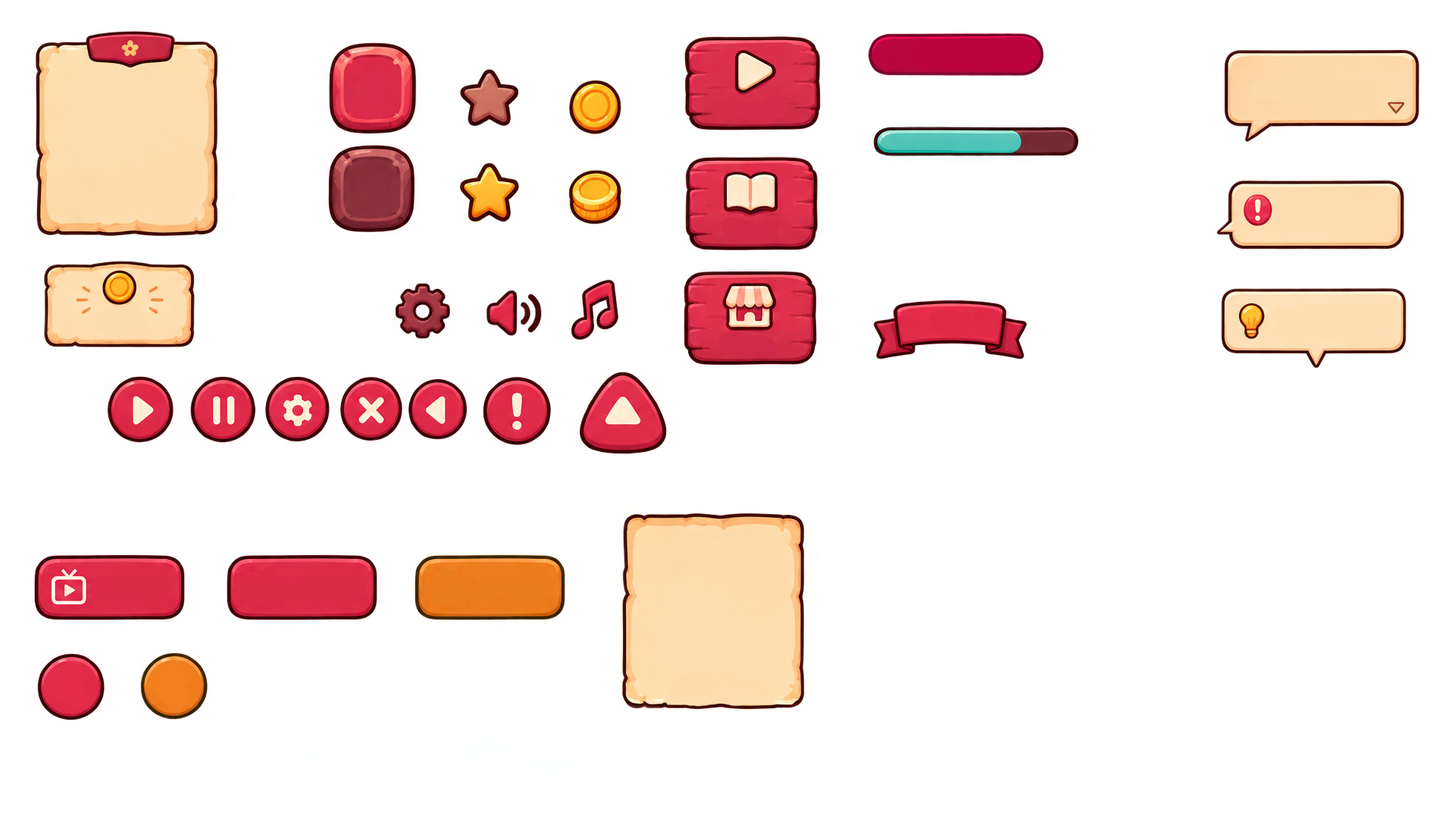
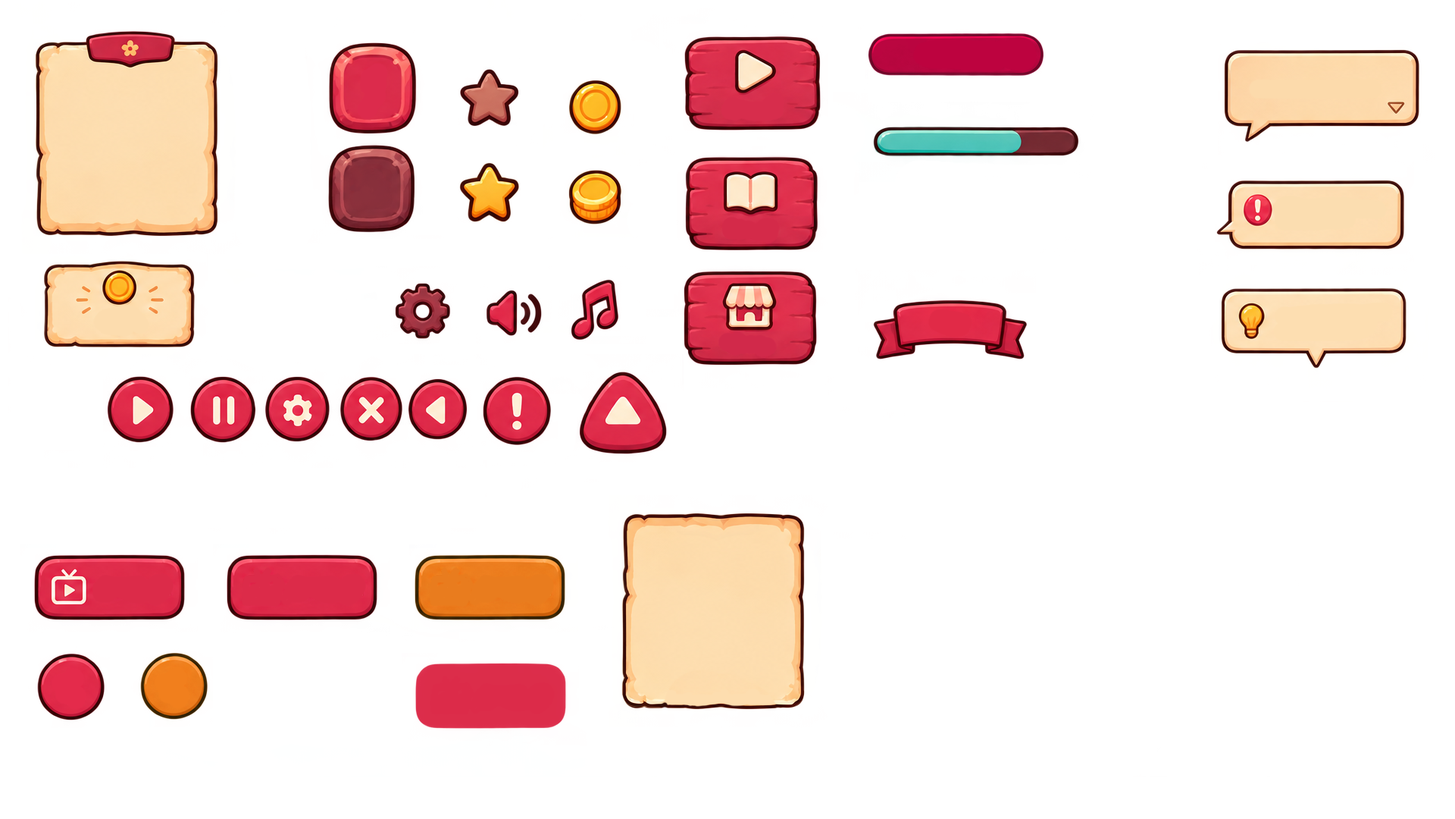
Layered file, before and after one edit (1455x819). Changes by layer:
added layer "Layer 11" above "Layer 10" over <box>415,662,569,733</box>
added layer "Layer 10" above "Layer 8" over <box>415,662,569,733</box>
